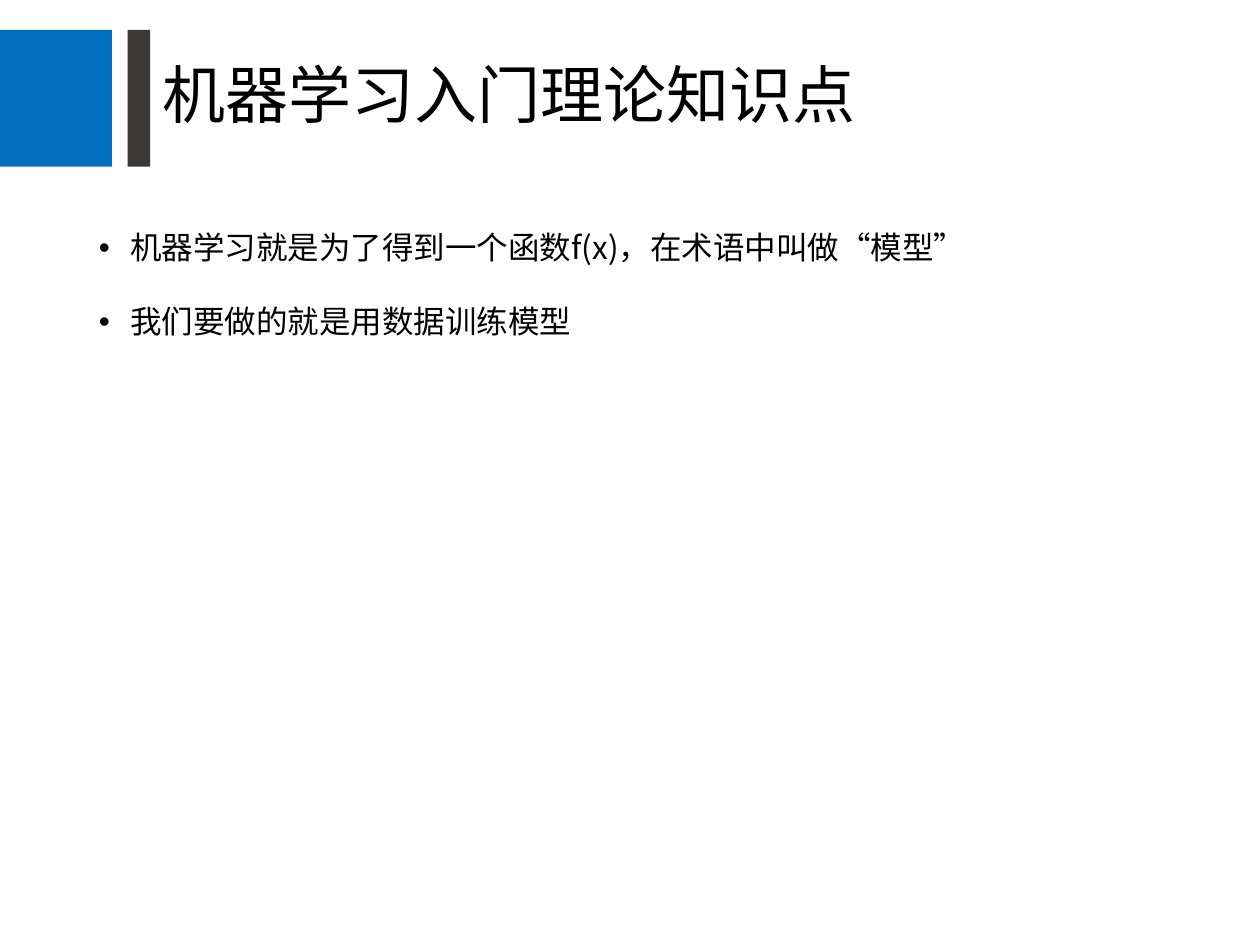
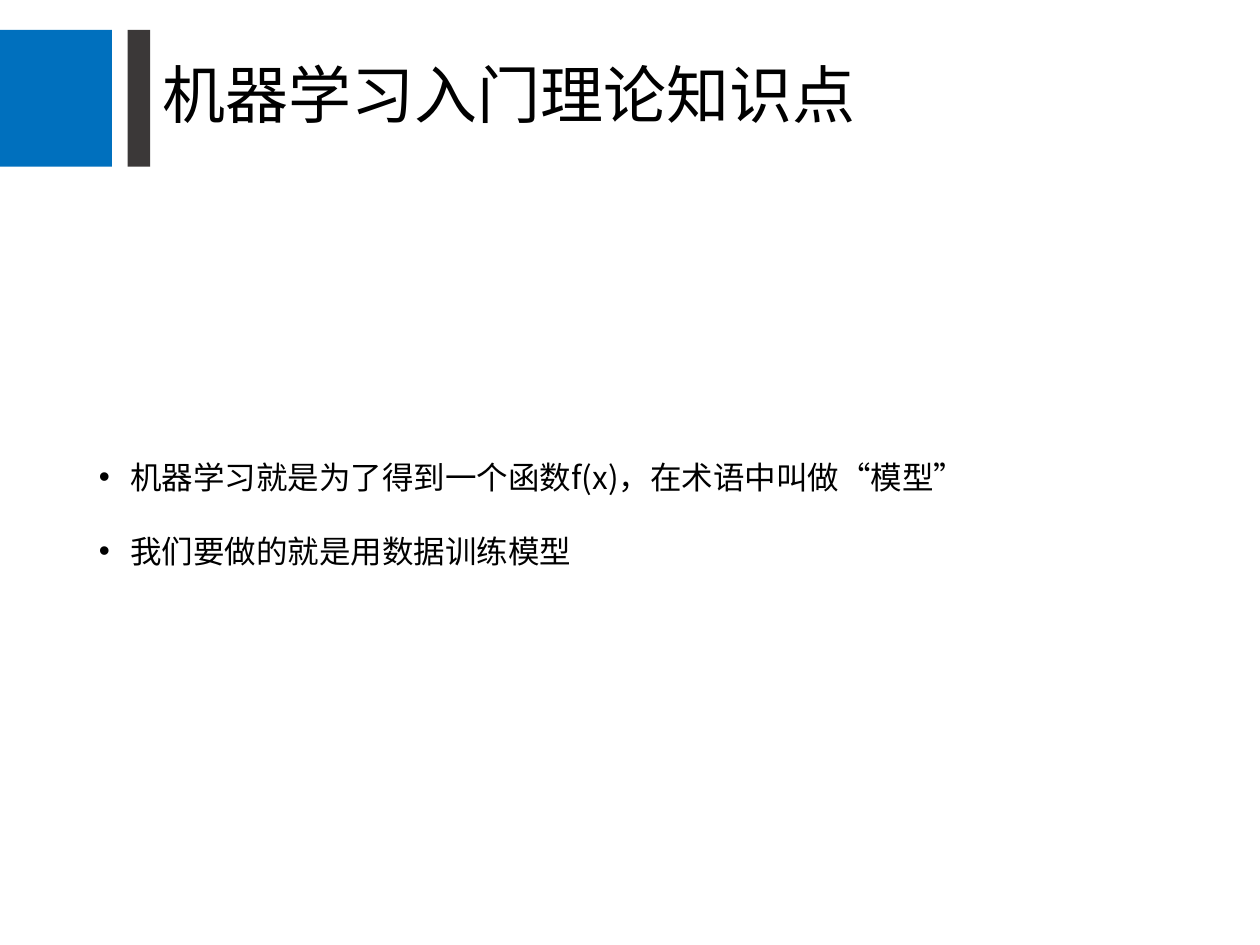
Before and after one commit to Newbit13/demo, a slide deck: slide 7 of ml/机器学习入门理论+个人体会分享.ppt. Drawn at 1260x945 pixels with LibreOffice and Linux fonts; fonts in the diff are those of the drawing. Boxes give left, top, right and bottom in pixels: in the first picture for what was removed or moved away, otherwise in the second. Text is boxed around its words. In the diff, an @@ line names an element or a change of style, - is before the commit and + after.

Commit message:
feat：入门理论

```diff
--- a/ml/机器学习入门理论+个人体会分享.ppt
+++ b/ml/机器学习入门理论+个人体会分享.ppt
@@ text "机器学习就是为了得到一个函数f(x)，在术语中叫做“模型”" moved from (x1=130, y1=232, x2=965, y2=336) to (x1=130, y1=462, x2=965, y2=566) @@
```
Also in this commit, not shown: 1 slide added, 7 other files.
